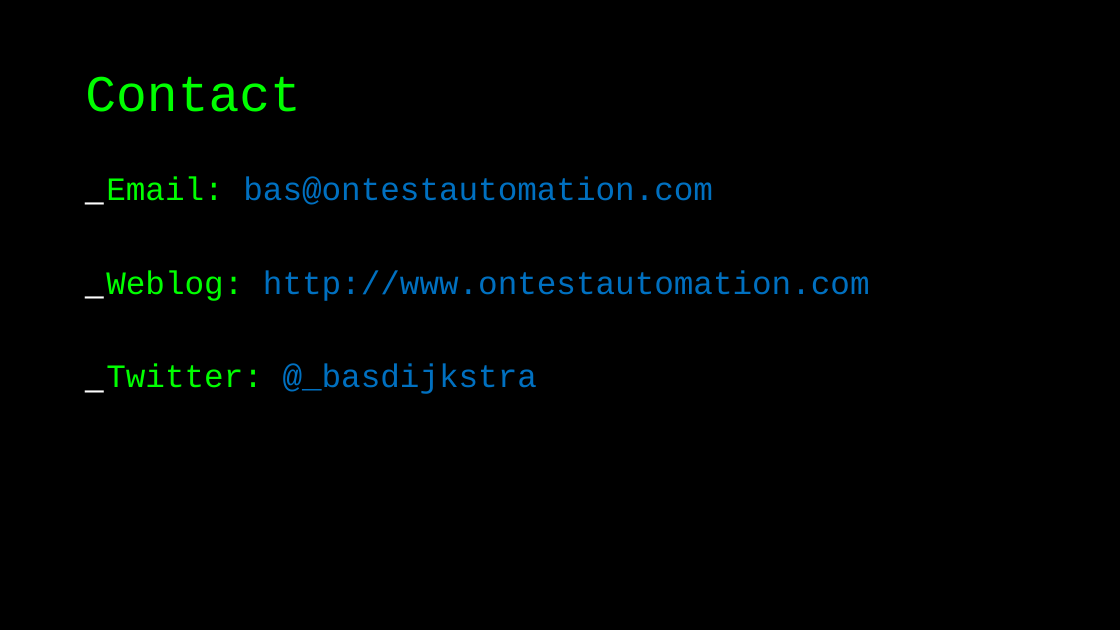
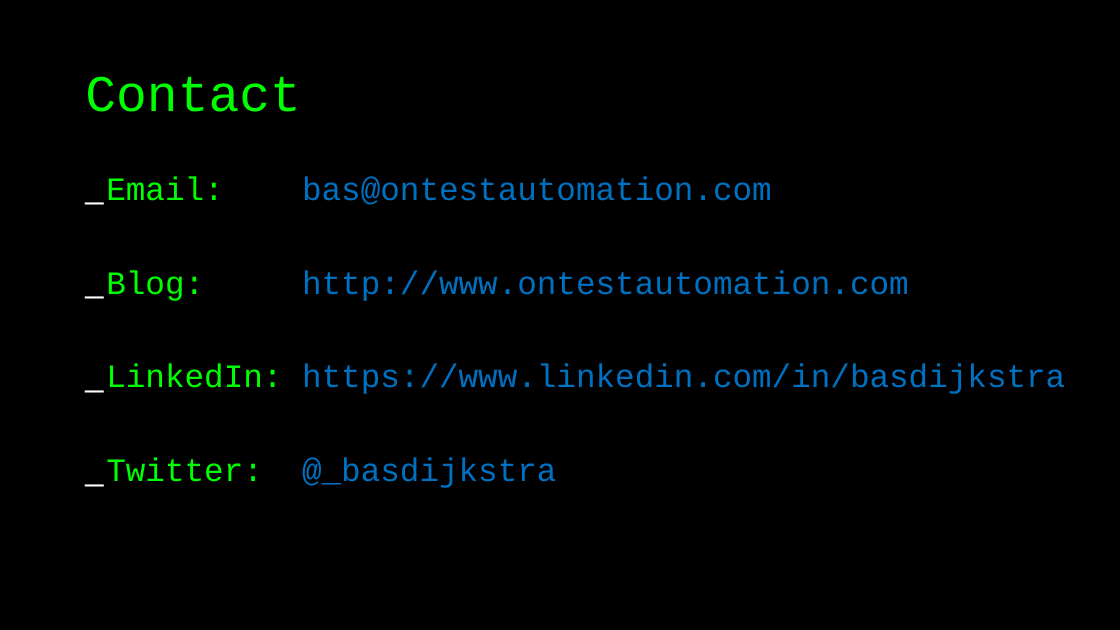
Before and after one commit to sureshnath/workshops, a slide deck: slide 41 of rest-assured/testing_restful_web_services_with_rest_assured.odp (slide 39 before the commit). Drawn at 1120x630 pixels with LibreOffice and Linux fonts; fonts in the diff are those of the drawing. Boxes give left, top, right and bottom in pixels: in the first picture for what was removed or moved away, otherwise in the second. Text is boxed around its words. In the diff, an @@ line names an element or a change of style, - is before the commit and + after.

```diff
--- a/rest-assured/testing_restful_web_services_with_rest_assured.odp
+++ b/rest-assured/testing_restful_web_services_with_rest_assured.odp
@@ text at <box>106,270,1065,394</box>: text changed @@
-_ Weblog: http://www.ontestautomation.com
+_ Blog: http://www.ontestautomation.com
+_ LinkedIn: https://www.linkedin.com/in/basdijkstra
```
Also in this commit, not shown: 7 other slides changed, 2 slides added, 28 other files.
